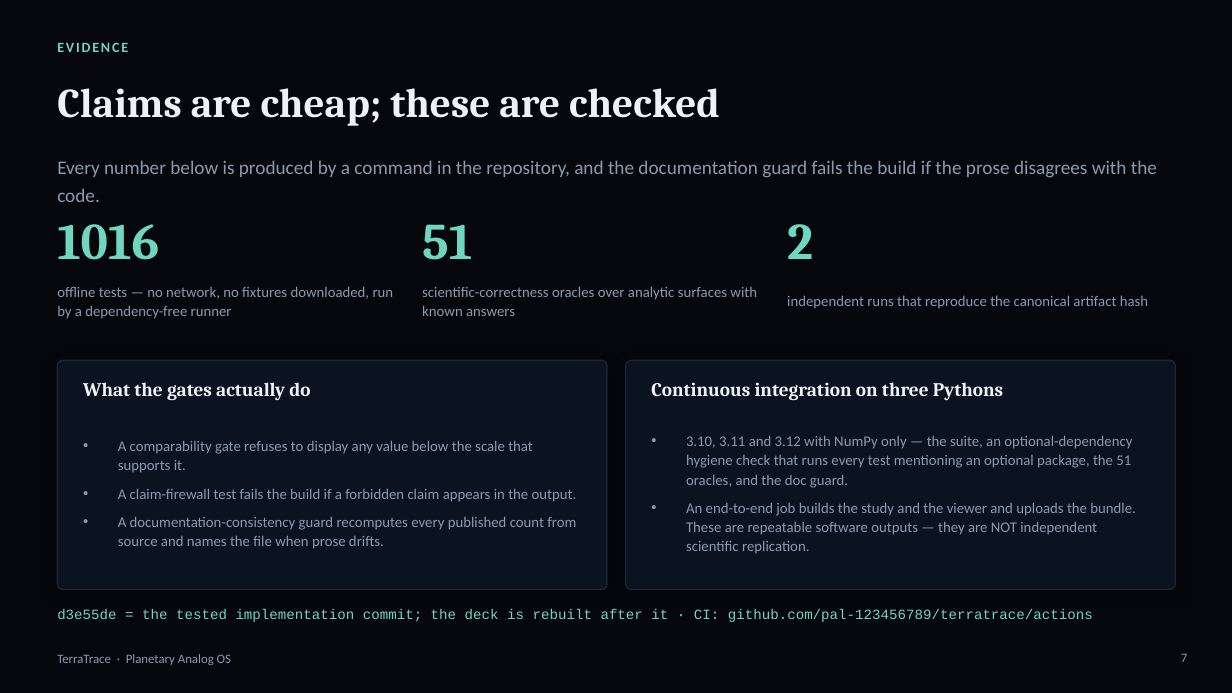
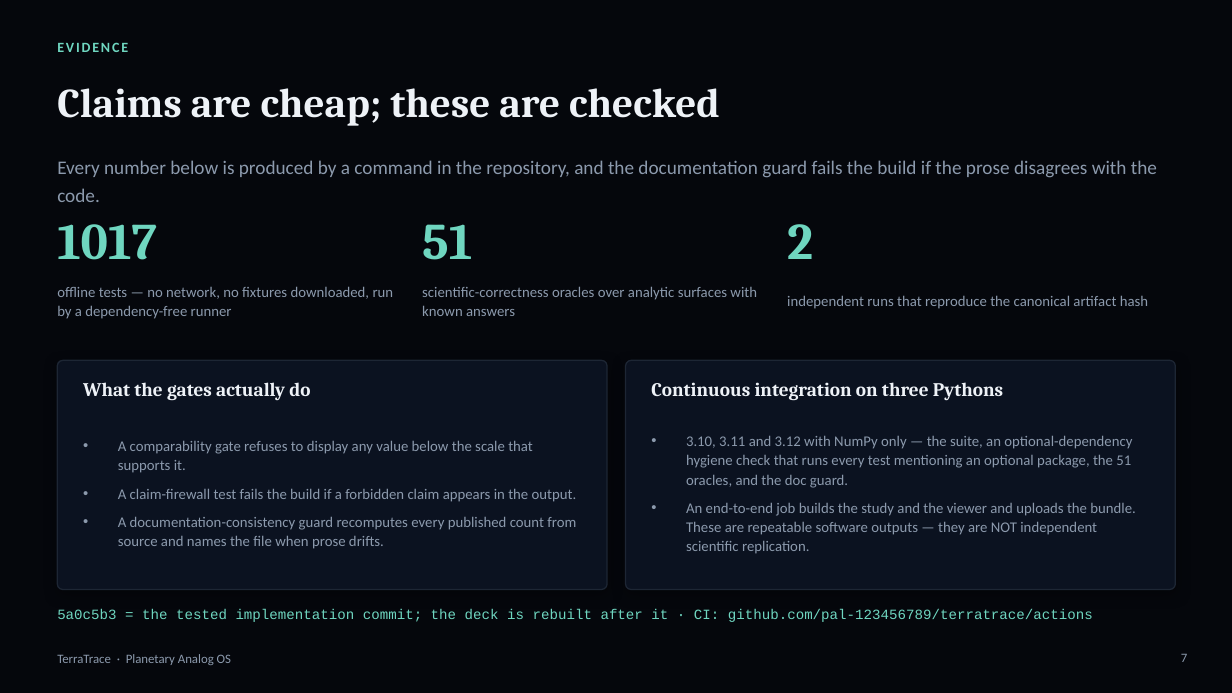
Before and after one commit to pal-123456789/terratrace, a slide deck: slide 7 of TerraTrace-deck.pptx. Drawn at 1232x693 pixels with LibreOffice and Linux fonts; fonts in the diff are those of the drawing. Boxes give left, top, right and bottom in pixels: in the first picture for what was removed or moved away, otherwise in the second. Text is boxed around its words. In the diff, an @@ line names an element or a change of style, - is before the commit and + after.

```diff
--- a/TerraTrace-deck.pptx
+++ b/TerraTrace-deck.pptx
@@ text at (57, 224, 157, 260): text changed @@
-1016
+1017
@@ text at (57, 608, 1093, 622): text changed @@
-d3e55de = the tested implementation commit; the deck is rebuilt after it · CI: github.com/pal-123456789/terratrace/actions
+5a0c5b3 = the tested implementation commit; the deck is rebuilt after it · CI: github.com/pal-123456789/terratrace/actions
```
Also in this commit, not shown: 18 other files.
